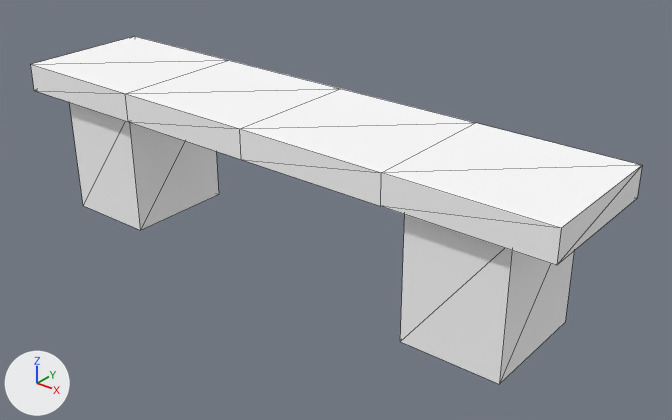
A saved change to the glTF model games/yorimichi/assets/belmonte/meshes/SM_BM_BP_StoneBench.glb.
Before and after are seen from a 50 mm camera at (1.686, -1.91, 1.395) aimed at (0.116, 0.052, 0.178). The lights are fixed; the arrows at lower left show +X, +Y and +Z. The first picture is the older version. Mesh edges are drawn as thin lines. Vertices at exactly the same position are counted once.

Objects in the first picture: 'SM_BM_BP_StoneBench'.
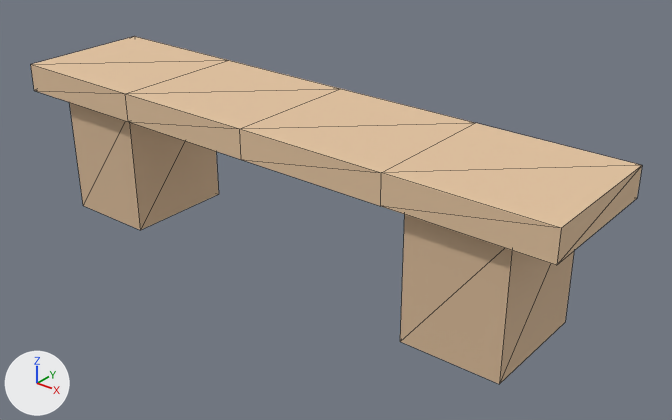
Location of each change, (x1, y1, x2, y2) in pixels of the pictures (672 x 420 px):
part 1 of me_sm_bp_stonebench, recoloured (white to beige)
    both: (31, 36, 642, 384)

The change in detail:
me_sm_bp_stonebench has 36 vertices, 52 faces and spans x -0.95..0.95, y -0.22..0.22, z 0.0..0.49.
me_sm_bp_stonebench is used by ob_sm_bm_bp_stonebench; location (0.0, 0.0, 0.0).
me_sm_bp_stonebench part 1: 52 faces centred in x -0.95..0.95, y -0.22..0.22, z 0.13..0.49 are repainted in the vertex colours; the middle colour goes from white #ffffff to beige #e4c4a0.
